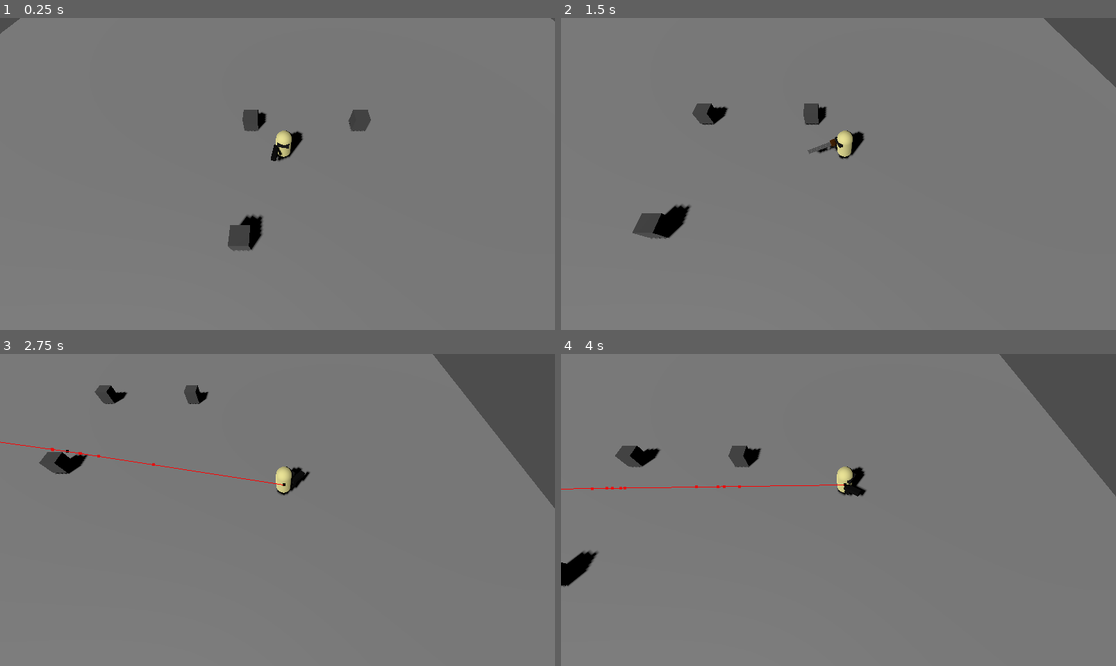
Above: before the commit, frames 1-4 (two rows, left to right).
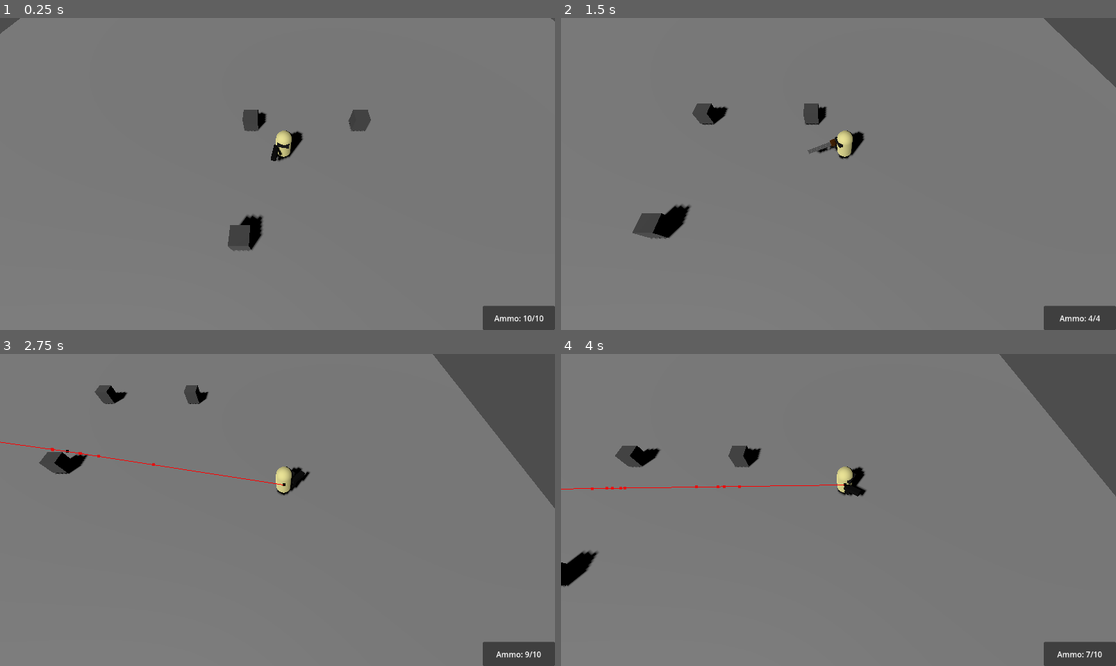
Above: after the commit, the same moments.

Repository: GualterMM/PINAO---CPG-2025
Game: Godot game, scene res://level.tscn
The game is run twice, just before and just after one commit, with the same random seed, the same clock (stepped at 60 frames per second) and the same inputs. The project has no main scene, so this scene is started directly.
Inputs (mouse positions are in pixels of both pictures, inside the frame that each line leads up to):
- Up to frame 1 (0.25 s): no input
- Up to frame 2 (1.5 s): tap Enter at 0.5 s; move the mouse to (960, 158) at 0.52 s; press the mouse at (960, 158) at 0.53 s; hold D (move_right) 0.53-1.28 s; move the mouse to (727, 189) at 1.27 s; release the mouse at (727, 189) at 1.28 s; hold S (move_down) from 1.28 s (still down); tap E (next_weapon) at 1.35 s
- Up to frame 3 (2.75 s): click (166, 525) at 1.55 s; move the mouse to (333, 441) at 2.02 s; release S (move_down) at 2.03 s; press the mouse at (333, 441) at 2.03 s; hold D (move_right) from 2.03 s (still down); tap Q (previous_weapon) at 2.1 s
- Up to frame 4 (4 s): move the mouse to (810, 572) at 2.77 s; release D (move_right) at 2.78 s; release the mouse at (810, 572) at 2.78 s; hold W (move_up) 2.78-3.53 s; click (810, 572) at 2.85 s; move the mouse to (1005, 556) at 3.52 s; press the mouse at (1005, 556) at 3.53 s; hold A (move_left) from 3.53 s (still down); tap 1 (switch_to_weapon_1) at 3.6 s

The runs differ from the first frame. In frame 1, 1.0% of the frame differs, in the area x 86-100%, y 92-100%; in frame 2, 1.0%; in frame 3, 1.0%; in frame 4, 1.0%.

Commit message:
Added UI with ammo counter for weapons

Diff:
--- a/level.tscn
+++ b/level.tscn
@@ -1,5 +1,6 @@
-[gd_scene load_steps=9 format=3 uid="uid://clvskixc2dnuk"]
+[gd_scene load_steps=10 format=3 uid="uid://clvskixc2dnuk"]
 
+[ext_resource type="PackedScene" uid="uid://b1h44yr66wwyu" path="res://scenes/ui/user_interface.tscn" id="1_oi3di"]
 [ext_resource type="PackedScene" uid="uid://cm8180w2tuiho" path="res://scenes/player/player.tscn" id="1_u52ul"]
 [ext_resource type="PackedScene" uid="uid://dsv16wi6de16d" path="res://scenes/controllers/enemy_spawn_controller.tscn" id="6_1ainy"]
 
@@ -19,6 +20,8 @@
 [sub_resource type="BoxShape3D" id="BoxShape3D_0b4ue"]
 
 [node name="Level" type="Node3D"]
+
+[node name="User Interface" parent="." instance=ExtResource("1_oi3di")]
 
 [node name="DirectionalLight3D" type="DirectionalLight3D" parent="."]
 transform = Transform3D(0.840973, 0.349502, -0.413053, 0, 0.76339, 0.645938, 0.541077, -0.543216, 0.641991, -1.48424, 11.4664, 5.83168)
--- a/project.godot
+++ b/project.godot
@@ -103,3 +103,9 @@
 "events": [Object(InputEventKey,"resource_local_to_scene":false,"resource_name":"","device":-1,"window_id":0,"alt_press …(191 unchanged characters)…
 ]
 }
+
+[layer_names]
+
+3d_physics/layer_1="World"
+3d_physics/layer_2="Player"
+3d_physics/layer_3="Enemy"
--- a/scenes/player/gun_controller.gd
+++ b/scenes/player/gun_controller.gd
@@ -10,8 +10,11 @@
 var weapon_inventory: Dictionary = {}
 var weapon_order: Array[String] = ["pistol", "shotgun", "rifle"]
 var current_weapon_index: int = 0
+var ammo_ui: Control
 
 func _ready() -> void:
+	ammo_ui = get_tree().get_root().find_child("User Interface", true, false)
+
 	# Instantiate and store weapons
 	if (pistol_scene):
 		weapon_inventory["pistol"] = pistol_scene.instantiate()
@@ -35,9 +38,9 @@
 	if (new_weapon.get_parent() != hand):
 		hand.add_child(new_weapon)
 
-	print("Children in hand: ", hand.get_children())
+	equipped_weapon = new_weapon
 
-	equipped_weapon = new_weapon
+	ammo_ui.connect_weapon(equipped_weapon)
 
 func switch_weapon(delta: int) -> void:
 	current_weapon_index = wrapi(current_weapon_index + delta, 0, weapon_order.size())
--- /dev/null
+++ b/scenes/ui/user_interface.gd
@@ -0,0 +1,14 @@
+extends Control
+
+@onready var ammo_label: Label = $"HBoxContainer/Panel/Ammo Label"
+
+func update_ammo(current: int, max: int):
+	ammo_label.text = "Ammo: %d/%d" % [current, max]
+
+func connect_weapon(weapon: Node3D):
+	if weapon.has_signal("ammo_changed"):
+		weapon.connect("ammo_changed", Callable(self, "update_ammo"))
+
+	# Force immediate update if needed
+	if "emit_ammo_update" in weapon:
+		weapon.emit_ammo_update()
--- /dev/null
+++ b/scenes/ui/user_interface.tscn
@@ -0,0 +1,41 @@
+[gd_scene load_steps=2 format=3 uid="uid://b1h44yr66wwyu"]
+
+[ext_resource type="Script" uid="uid://vb0cn3sce025" path="res://scenes/ui/user_interface.gd" id="1_284y0"]
+
+[node name="User Interface" type="Control"]
+layout_mode = 3
+anchors_preset = 15
+anchor_right = 1.0
+anchor_bottom = 1.0
+grow_horizontal = 2
+grow_vertical = 2
+script = ExtResource("1_284y0")
+
+[node name="HBoxContainer" type="HBoxContainer" parent="."]
+layout_mode = 1
+anchors_preset = 15
+anchor_right = 1.0
+anchor_bottom = 1.0
+grow_horizontal = 2
+grow_vertical = 2
+
+[node name="Panel" type="Panel" parent="HBoxContainer"]
+custom_minimum_size = Vector2(150, 50)
+layout_mode = 2
+size_flags_horizontal = 10
+size_flags_vertical = 8
+
+[node name="Ammo Label" type="Label" parent="HBoxContainer/Panel"]
+layout_mode = 1
+anchors_preset = 8
+anchor_left = 0.5
+anchor_top = 0.5
+anchor_right = 0.5
+anchor_bottom = 0.5
+offset_left = -20.0
+offset_top = -11.5
+offset_right = 20.0
+offset_bottom = 11.5
+grow_horizontal = 2
+grow_vertical = 2
+text = "Ammo: 0/0"
--- a/scenes/weapons/pistol/pistol.gd
+++ b/scenes/weapons/pistol/pistol.gd
@@ -1,4 +1,6 @@
 extends Node3D
+
+signal ammo_changed(current: int, max: int)
 
 @onready var muzzle = $Muzzle;
 @onready var rof_timer: Timer = $Timer;
@@ -19,6 +21,7 @@
 var trigger_released = true
 
 func _ready() -> void:
+	emit_ammo_update()
 	rof_timer.wait_time = seconds_between_shots
 	reload_timer.wait_time = reload_time
 
@@ -30,6 +33,7 @@
 	can_shoot = false
 	rof_timer.start()
 	current_ammo -= 1
+	emit_ammo_update()
 
 	var bullet = bullet_scene.instantiate()
 	scene_root.add_child(bullet)
@@ -45,6 +49,7 @@
 	current_ammo = ammo_capacity
 	is_reloading = false
 	can_shoot = true
+	emit_ammo_update()
 
 func reload():
 	if (is_reloading or current_ammo == ammo_capacity):
@@ -59,3 +64,6 @@
 		return
 	reload_timer.stop()
 	is_reloading = false
+
+func emit_ammo_update():
+	emit_signal("ammo_changed", current_ammo, ammo_capacity)
--- a/scenes/weapons/rifle/rifle.gd
+++ b/scenes/weapons/rifle/rifle.gd
@@ -1,4 +1,6 @@
 extends Node3D
+
+signal ammo_changed(current: int, max: int)
 
 @onready var muzzle = $Muzzle;
 @onready var rof_timer: Timer = $Timer;
@@ -20,6 +22,7 @@
 var trigger_released = true
 
 func _ready() -> void:
+	emit_ammo_update()
 	rof_timer.wait_time = seconds_between_shots
 	reload_timer.wait_time = reload_time
 
@@ -31,6 +34,7 @@
 	can_shoot = false
 	rof_timer.start()
 	current_ammo -= 1
+	emit_ammo_update()
 
 	var bullet = bullet_scene.instantiate()
 	scene_root.add_child(bullet)
@@ -49,6 +53,7 @@
 	current_ammo = ammo_capacity
 	is_reloading = false
 	can_shoot = true
+	emit_ammo_update()
 
 func get_random_spread_direction(forward: Vector3, max_angle_deg: float) -> Vector3:
 	var max_angle_rad = deg_to_rad(max_angle_deg)
@@ -76,3 +81,6 @@
 		return
 	reload_timer.stop()
 	is_reloading = false
+
+func emit_ammo_update():
+	emit_signal("ammo_changed", current_ammo, ammo_capacity)
--- a/scenes/weapons/shotgun/shotgun.gd
+++ b/scenes/weapons/shotgun/shotgun.gd
@@ -1,4 +1,6 @@
 extends Node3D
+
+signal ammo_changed(current: int, max: int)
 
 @onready var muzzle = $Muzzle;
 @onready var rof_timer: Timer = $Timer;
@@ -21,6 +23,7 @@
 var trigger_released = true
 
 func _ready() -> void:
+	emit_ammo_update()
 	rof_timer.wait_time = seconds_between_shots
 	reload_timer.wait_time = reload_time
 
@@ -32,6 +35,7 @@
 	can_shoot = false
 	rof_timer.start()
 	current_ammo -= 1
+	emit_ammo_update()
 
 	var angles: Array[float] = get_spread_angles(num_pellets, spread_angle_degrees)
 	for angle_deg in angles:
@@ -89,3 +93,7 @@
 	current_ammo = ammo_capacity
 	is_reloading = false
 	can_shoot = true
+	emit_ammo_update()
+
+func emit_ammo_update():
+	emit_signal("ammo_changed", current_ammo, ammo_capacity)
Not shown, added: scenes/ui/user_interface.gd.uid
